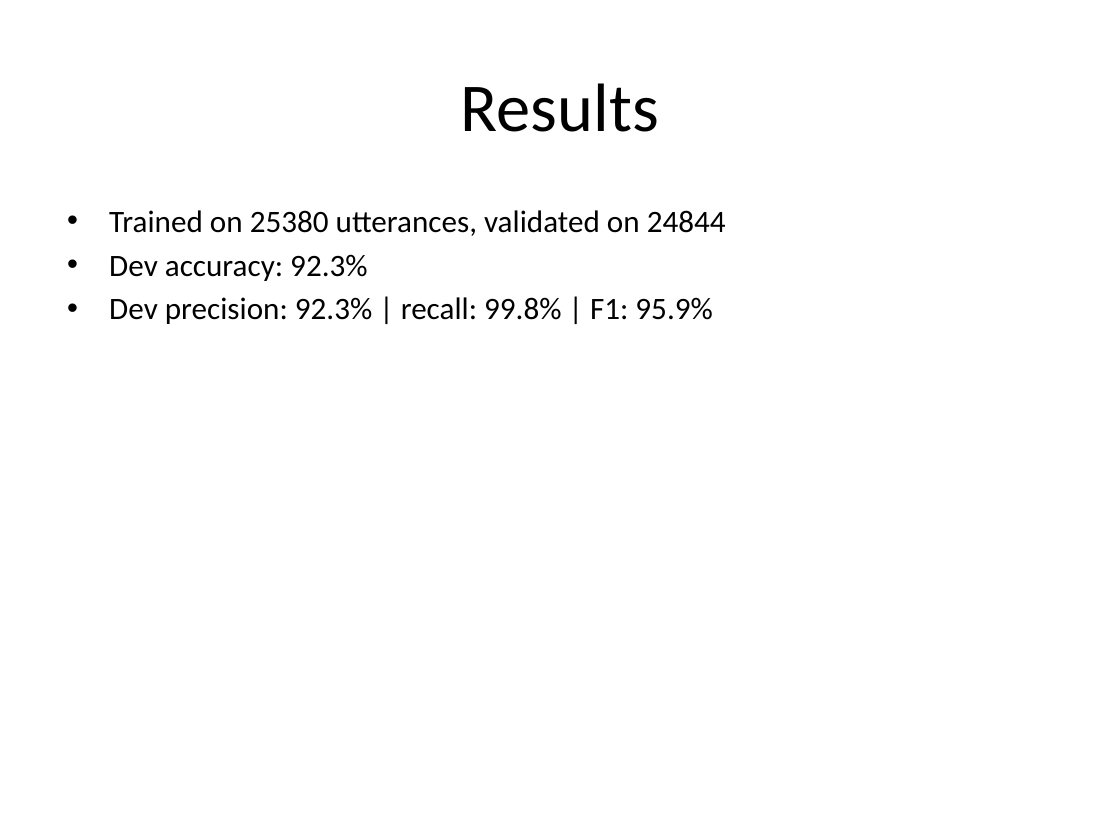
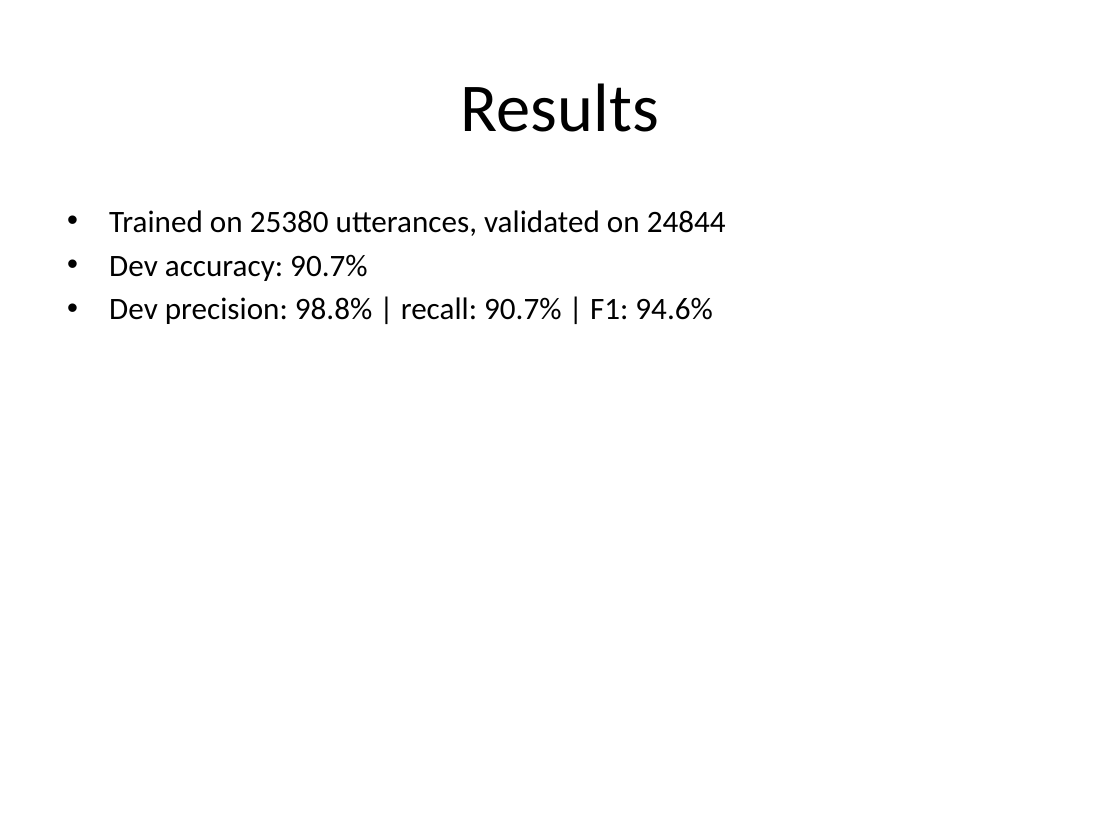
Before and after one commit to HadarBaum/asvspoof-voice-ai, a slide deck: slide 5 of docs/slides/slides.pptx. Drawn at 1120x840 pixels with LibreOffice and Linux fonts; fonts in the diff are those of the drawing. Boxes give left, top, right and bottom in pixels: in the first picture for what was removed or moved away, otherwise in the second. Text is boxed around its words. In the diff, an @@ line names an element or a change of style, - is before the commit and + after.

```diff
--- a/docs/slides/slides.pptx
+++ b/docs/slides/slides.pptx
@@ text at (109,254,712,324): text changed @@
-• Dev accuracy: 92.3%
-• Dev precision: 92.3% | recall: 99.8% | F1: 95.9%
+• Dev accuracy: 90.7%
+• Dev precision: 98.8% | recall: 90.7% | F1: 94.6%
```
Also in this commit, not shown: 19 other files.
